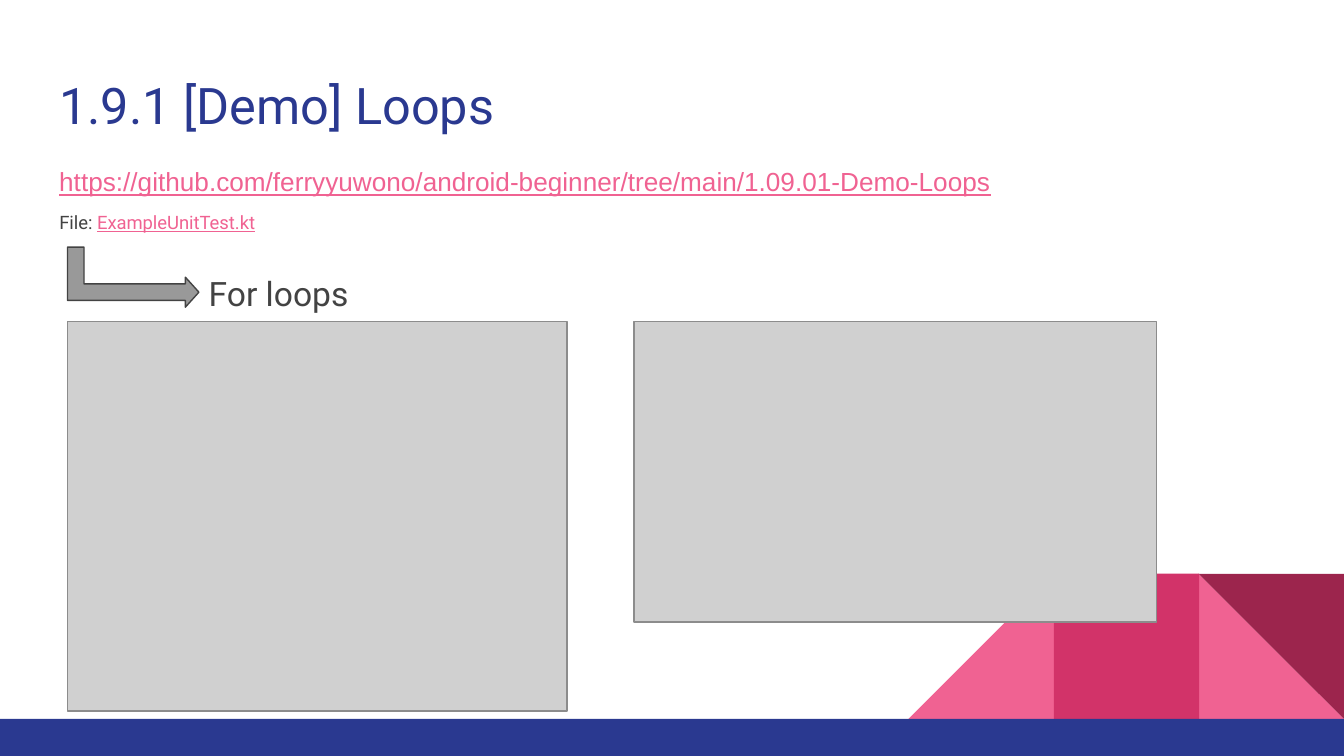
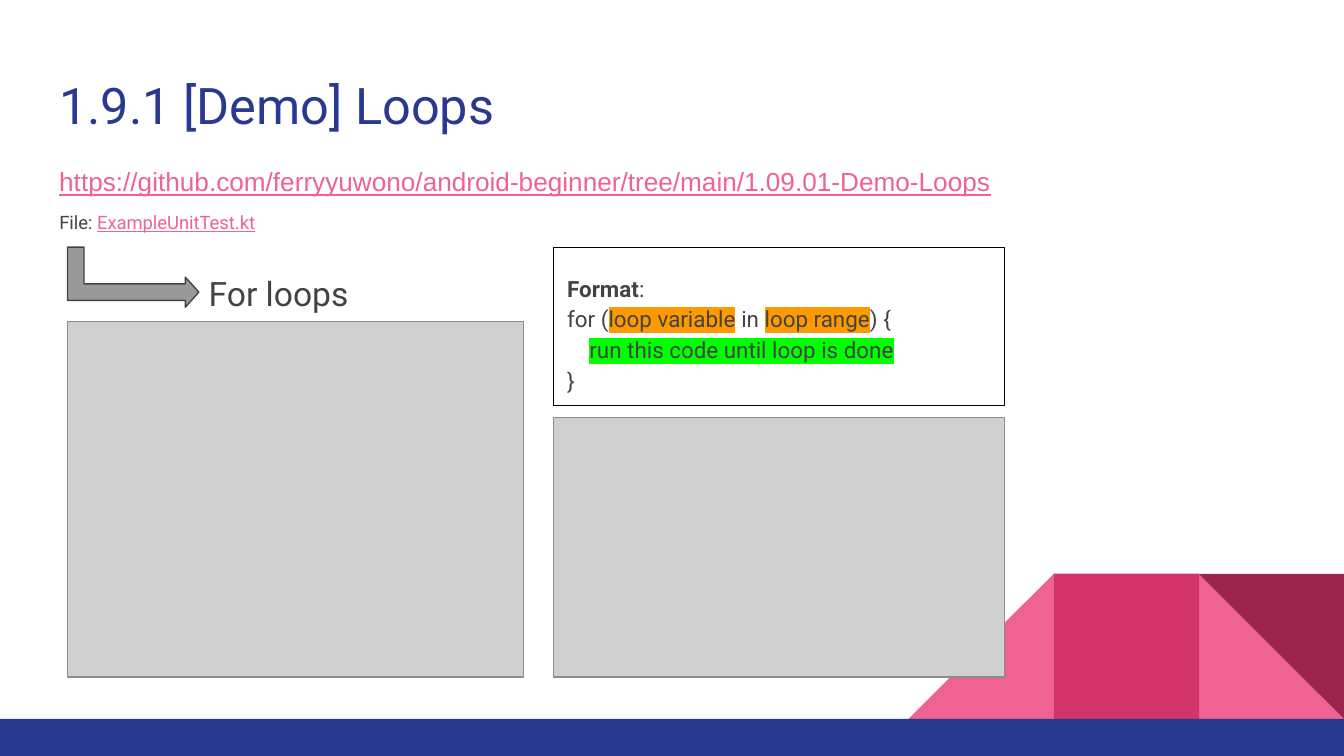
Before and after one commit to ferryyuwono/android-beginner, a slide deck: slide 34 of Beginner Level for Android Development using Kotlin - Module 1.pptx. Drawn at 1344x756 pixels with LibreOffice and Linux fonts; fonts in the diff are those of the drawing; grey boxes stand for pictures. Boxes give left, top, right and bottom in pixels: in the first picture for what was removed or moved away, otherwise in the second. Text is boxed around its words. In the diff, an @@ line names an element or a change of style, - is before the commit and + after.

```diff
--- a/Beginner Level for Android Development using Kotlin - Module 1.pptx
+++ b/Beginner Level for Android Development using Kotlin - Module 1.pptx
@@ rectangle added at (554, 247, 1004, 405), outline #000000 0.75 pt, 12 pt, text #434343 @@
+Format:
+for (loop variable in loop range) {
+run this code until loop is done
+}
@@ picture: place and size @@
-picture at (67, 321, 567, 711)
+picture at (67, 321, 523, 677)
@@ picture: place and size @@
-picture at (634, 321, 1157, 622)
+picture at (554, 418, 1004, 677)
```
Also in this commit, not shown: 10 other slides changed, 7 slides added, 7 slides removed.
